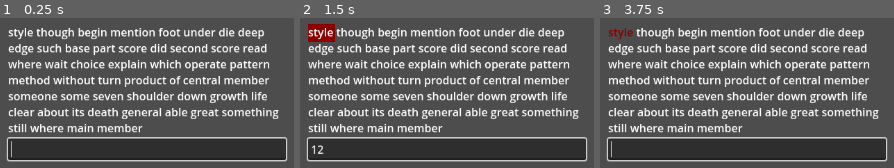
Above: before the commit, frames 1-3 (left to right).
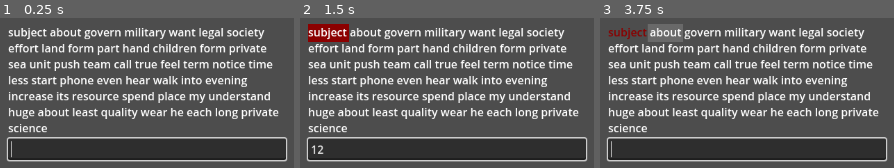
Above: after the commit, the same moments.

Repository: elensiel/typin-
Game: Godot game, scene res://scene/main.tscn
The game is run twice, just before and just after one commit, with the same random seed, the same clock (stepped at 60 frames per second) and the same inputs.
Inputs (mouse positions are in pixels of both pictures, inside the frame that each line leads up to):
- Up to frame 1 (0.25 s): no input
- Up to frame 2 (1.5 s): click (447, 150) at 0.52 s; type "12" at 0.6 s; tap Enter at 1.25 s
- Up to frame 3 (3.75 s): tap Space at 2, 3.5 s; tap Enter at 2.75 s

The runs differ from the first frame. In frame 1, 20% of the frame differs, in the area x 2-95%, y 6-77%; in frame 2, 20%; in frame 3, 20%, in the area x 2-95%, y 4-77%.

Commit message:
organized scripts

Diff:
--- a/project.godot
+++ b/project.godot
@@ -17,7 +17,8 @@
 
 [autoload]
 
-WordManager="*res://script/global/word_manager.gd"
+TextManager="*res://script/global/text_manager.gd"
+TypingManager="*res://script/global/typing_manager.gd"
 
 [display]
 
--- a/scene/main.tscn
+++ b/scene/main.tscn
@@ -44,5 +44,3 @@
 
 [node name="LineEdit" type="LineEdit" parent="CenterContainer/VBoxContainer/MarginContainer2"]
 layout_mode = 2
-
-[connection signal="text_changed" from="CenterContainer/VBoxContainer/MarginContainer2/LineEdit" to="." method="_on_line_edit_text_changed"]
--- /dev/null
+++ b/script/global/text_manager.gd
@@ -0,0 +1,18 @@
+extends Node
+#class_name TextManager
+
+var text_label : RichTextLabel
+
+var current_text: Array[String] = []
+
+func randomize_text() -> void:
+	text_label.text = ""
+	for i in range(50):
+		current_text.append(Words.common_words.pick_random())
+	TypingManager.current_word = current_text[0]
+	update()
+
+func update() -> void:
+	text_label.text = "" # reset
+	for word in current_text:
+		text_label.append_text(word + " ")
--- a/script/global/typing_manager.gd
+++ b/script/global/typing_manager.gd
@@ -1,4 +1,48 @@
 extends Node
 #class_name TypingManager
 
+var input : LineEdit
+
 var pointer: int = 0
+var current_word : String
+
+func connect_line_edit(node: LineEdit) -> void:
+	input = node
+	input.connect("text_changed", Callable.create(self, "_on_input_text_changed"))
+
+func evaluate_typed(typed: String) -> void:
+	print(typed + " | " + current_word.substr(0, typed.length()))
+	if typed.length() > current_word.length() or !typed.match(current_word.substr(0, typed.length())):
+		TextManager.current_text[pointer] = set_text_bgcolor(current_word, "darkred")
+	else:
+		TextManager.current_text[pointer] = set_text_bgcolor(current_word, "dimgray")
+
+	TextManager.update()
+
+func evaluate_word(word: String) -> void:
+	if word == current_word:
+		TextManager.current_text[pointer] = set_text_color(current_word, "seagreen")
+	else:
+		TextManager.current_text[pointer] = set_text_color(current_word, "darkred")
+
+	TextManager.update()
+
+func next_word() -> void:
+	pointer += 1
+	current_word = TextManager.current_text[pointer]
+	TextManager.current_text[pointer] = set_text_bgcolor(current_word, "dimgray")
+	input.text = ""
+	TextManager.update()
+
+func set_text_color(word: String, color: String) -> String:
+	return "[color=" + color + "]" + word + "[/color]"
+
+func set_text_bgcolor(word: String, color: String) -> String:
+	return "[bgcolor=" + color + "]" + word + "[/bgcolor]"
+
+func _on_input_text_changed(new_text: String) -> void:
+	if new_text.ends_with(" "):
+		evaluate_word(new_text.trim_suffix(" "))
+		next_word()
+	else:
+		evaluate_typed(new_text)
--- a/script/global/word_manager.gd
+++ /dev/null
@@ -1,10 +0,0 @@
-extends Node
-#class_name WordManager
-
-var current_text: Array[String] = []
-var current_word : String
-
-func get_common_words() -> Array[String]:
-	for i in range(50):
-		current_text.append(Words.common_words.pick_random())
-	return current_text
--- a/script/main.gd
+++ b/script/main.gd
@@ -1,55 +1,11 @@
 extends Control
 class_name Main
 
-@onready var label: RichTextLabel = $CenterContainer/VBoxContainer/MarginContainer/RichTextLabel
-@onready var line_edit: LineEdit = $CenterContainer/VBoxContainer/MarginContainer2/LineEdit
+func _ready() -> void:
+	var line_edit: LineEdit = $CenterContainer/VBoxContainer/MarginContainer2/LineEdit
+	TypingManager.connect_line_edit(line_edit)
+	line_edit.grab_focus()
 
-var current_text : Array[String]
-var current_word : String
-var pointer: int = 0
-
-func _ready() -> void:
-	line_edit.grab_focus()
-	randomize_text()
-	current_word = current_text[pointer]
-
-func evaluate_typing(word: String) -> void:
-	if word.length() > current_word.length() || not word.match(current_word.substr(0, word.length())):
-		pass
-		current_text[pointer] = set_word_bgcolor(current_word, "darkred")
-	else:
-		pass
-		current_text[pointer] = set_word_bgcolor(current_word, "dimgray")
-
-	update()
-
-func evaluate_word(word: String) -> void:
-	if word == current_word:
-		current_text[pointer] = "[color=seagreen]" + current_word + "[/color]"
-	else:
-		current_text[pointer] = "[color=darkred]" + current_word + "[/color]"
-
-	update()
-
-func randomize_text() -> void:
-	label.text = "" # reset
-	for i in range(50):
-		current_text.append(Words.common_words.pick_random())
-	update()
-
-func set_word_bgcolor(word: String, color: String) -> String:
-	return "[bgcolor=" + color + "]" + word + "[/bgcolor]"
-
-func update() -> void:
-	label.text = "" # reset
-	for word in current_text:
-		label.append_text(word + " ")
-
-func _on_line_edit_text_changed(new_text: String) -> void:
-	if new_text.ends_with(" "):
-		evaluate_word(new_text.trim_suffix(" "))
-		pointer += 1
-		current_word = current_text[pointer]
-		line_edit.text = ""
-	else:
-		evaluate_typing(new_text)
+	var rtl := $CenterContainer/VBoxContainer/MarginContainer/RichTextLabel
+	TextManager.text_label = rtl
+	TextManager.randomize_text()
--- a/script/rich_text_label.gd
+++ /dev/null
@@ -1,8 +0,0 @@
-extends RichTextLabel
-
-func _enter_tree() -> void:
-	var words: Array[String] = WordManager.get_common_words()
-
-	text = ""
-	for word in words:
-		text += word + " "
Not shown, added: script/global/text_manager.gd.uid
Not shown, changed: script/global/typing_manager.gd.uid
Not shown, removed: script/global/word_manager.gd.uid
Not shown, removed: script/rich_text_label.gd.uid
